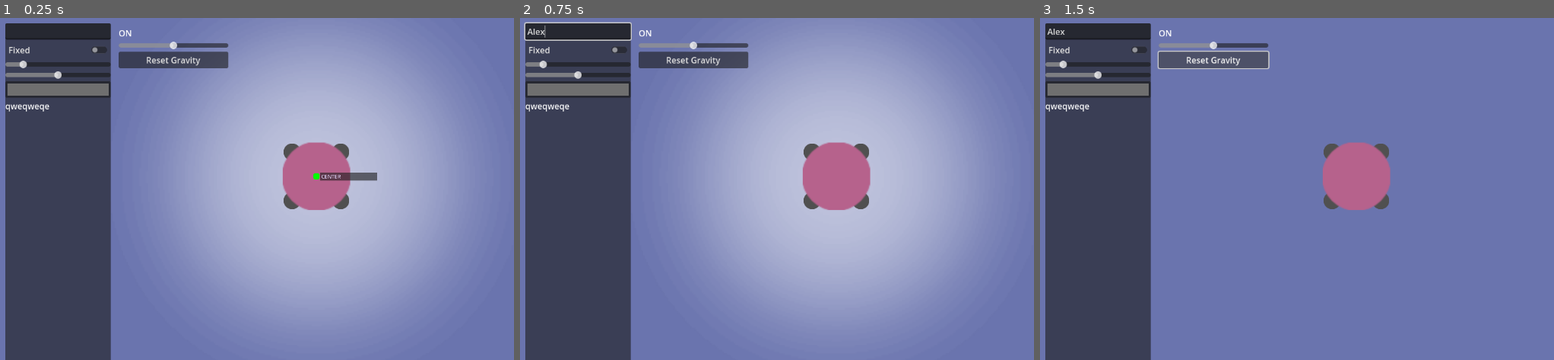
Above: before the commit, frames 1-3 (left to right).
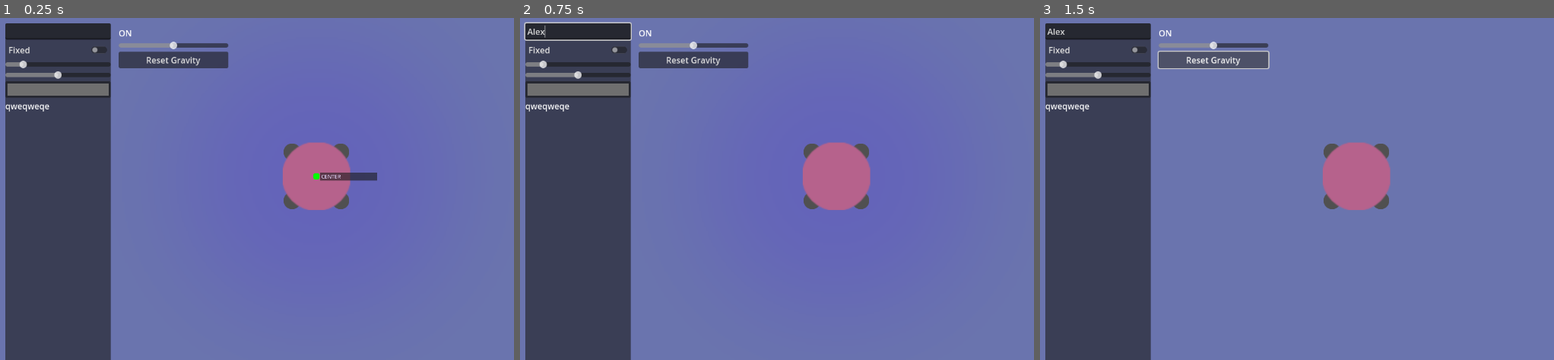
Above: after the commit, the same moments.

Repository: Ravath/SpacialOptimizer
Game: Godot game, scene res://Scenes/RigidSim.tscn
The game is run twice, just before and just after one commit, with the same random seed, the same clock (stepped at 60 frames per second) and the same inputs.
Inputs (mouse positions are in pixels of both pictures, inside the frame that each line leads up to):
- Up to frame 1 (0.25 s): no input
- Up to frame 2 (0.75 s): click (576, 31) at 0.52 s; type "Alex" at 0.6 s
- Up to frame 3 (1.5 s): click "Reset Gravity" at 1.25 s

The runs differ from the first frame. In frame 1, 42% of the frame differs, in the area x 30-93%, y 0-93%; in frame 2, 42%; in frame 3, nothing differs.
Error before the commit: Invalid assignment of property or key 'gravity' with value of type 'Vector2' on a base object of type 'Area2D'. (res://Script/RigidNode.gd:58)

Commit message:
migration to godot 4

Diff:
--- a/Scenes/RigidSim.tscn
+++ b/Scenes/RigidSim.tscn
@@ -162,7 +162,7 @@
 
 [node name="SaveFileDialog" type="FileDialog" parent="."]
 initial_position = 1
-size = Vector2i(502, 159)
+size = Vector2i(502, 175)
 dialog_hide_on_ok = true
 access = 1
 filters = PackedStringArray("*.save")
@@ -170,8 +170,8 @@
 [node name="LoadFileDialog" type="FileDialog" parent="."]
 title = "Open a File"
 initial_position = 1
-size = Vector2i(362, 159)
-ok_button_text = "Ouvrir"
+size = Vector2i(362, 175)
+ok_button_text = "Open"
 dialog_hide_on_ok = true
 file_mode = 0
 access = 1
--- a/Script/Info.gd
+++ b/Script/Info.gd
@@ -17,7 +17,7 @@
 	current_node = node
 	nameLabel.text = node.node_name
 	$Panel/VBoxContainer/size_slide.value = node.size * 10
-	$Panel/VBoxContainer/gravity_slide.value = node.get_gravity()
+	$Panel/VBoxContainer/gravity_slide.value = node.get_gravity_area()
 	$Panel/VBoxContainer/node_color.color = node.color
 	$Panel/VBoxContainer/fixed_button.button_pressed = node.fixed
 	forcesLabel.text = ""
--- a/Script/NodeCollection.gd
+++ b/Script/NodeCollection.gd
@@ -72,7 +72,7 @@
 	dupl_node.set_color(node_model.color)
 	dupl_node.set_size(node_model.size)
 	dupl_node.set_fixed(node_model.fixed)
-	dupl_node.set_gravity(node_model.get_gravity())
+	dupl_node.set_gravity(node_model.get_gravity_area())
 	return dupl_node
 
 func duplicate_node(node_model) :
--- a/Script/RigidNode.gd
+++ b/Script/RigidNode.gd
@@ -29,7 +29,7 @@
 	set_size(size)
 	set_color(color)
 	set_fixed(fixed)
-	set_gravity(get_gravity())
+	set_gravity(get_gravity_area())
 
 func set_size(new_size) :
 	size = new_size
@@ -49,12 +49,14 @@
 	fixed_position = position
 	$Sprite2D/FixedSprite.visible = fixed
 
-func get_gravity() :
+func get_gravity_area() :
 	return $Area2D.gravity
 
 const MAX_G = 2000
 const MIN_G = 2000
 func set_gravity(new_gravity) :
+	print(new_gravity)
+	print($Area2D.gravity)
 	$Area2D.gravity = new_gravity
 	var red   = 1 * -new_gravity / MAX_G if (new_gravity < 0) else 0
 	var green = 1 *  new_gravity / MAX_G if (new_gravity > 0) else 0
@@ -92,7 +94,7 @@
 		"position_x" : position.x,
 		"position_y" : position.y,
 		"size" : size,
-		"gravity" : get_gravity(),
+		"gravity" : get_gravity_area(),
 		"color" : color.to_html(),
 		"fixed" : fixed
 	}
--- a/project.godot
+++ b/project.godot
@@ -12,7 +12,7 @@
 
 config/name="Spatial Optimizator"
 run/main_scene="res://Scenes/RigidSim.tscn"
-config/features=PackedStringArray("4.2")
+config/features=PackedStringArray("4.3")
 config/icon="res://Ressources/icon.png"
 
 [dotnet]
@@ -23,12 +23,12 @@
 
 save={
 "deadzone": 0.5,
-"events": [Object(InputEventKey,"resource_local_to_scene":fa …(171 unchanged characters)… eycode":83,"key_label":0,"unicode":115,"echo":false,"script":null)
+"events": [Object(InputEventKey,"resource_local_to_scene":fa …(171 unchanged characters)… eycode":83,"key_label":0,"unicode":115,"location":0,"echo":false,"script":null)
 ]
 }
 load={
 "deadzone": 0.5,
-"events": [Object(InputEventKey,"resource_local_to_scene":fa …(171 unchanged characters)… eycode":79,"key_label":0,"unicode":111,"echo":false,"script":null)
+"events": [Object(InputEventKey,"resource_local_to_scene":fa …(171 unchanged characters)… eycode":79,"key_label":0,"unicode":111,"location":0,"echo":false,"script":null)
 ]
 }
 drag={
@@ -53,52 +53,52 @@
 }
 create_node={
 "deadzone": 0.5,
-"events": [Object(InputEventKey,"resource_local_to_scene":fa …(172 unchanged characters)… eycode":69,"key_label":0,"unicode":101,"echo":false,"script":null)
+"events": [Object(InputEventKey,"resource_local_to_scene":fa …(172 unchanged characters)… eycode":69,"key_label":0,"unicode":101,"location":0,"echo":false,"script":null)
 ]
 }
 delete_node={
 "deadzone": 0.5,
-"events": [Object(InputEventKey,"resource_local_to_scene":fa …(172 unchanged characters)… eycode":82,"key_label":0,"unicode":114,"echo":false,"script":null)
+"events": [Object(InputEventKey,"resource_local_to_scene":fa …(172 unchanged characters)… eycode":82,"key_label":0,"unicode":114,"location":0,"echo":false,"script":null)
 ]
 }
 set_fixed={
 "deadzone": 0.5,
-"events": [Object(InputEventKey,"resource_local_to_scene":fa …(172 unchanged characters)… eycode":70,"key_label":0,"unicode":102,"echo":false,"script":null)
+"events": [Object(InputEventKey,"resource_local_to_scene":fa …(172 unchanged characters)… eycode":70,"key_label":0,"unicode":102,"location":0,"echo":false,"script":null)
 ]
 }
 pause={
 "deadzone": 0.5,
-"events": [Object(InputEventKey,"resource_local_to_scene":fa …(171 unchanged characters)… keycode":32,"key_label":0,"unicode":32,"echo":false,"script":null)
+"events": [Object(InputEventKey,"resource_local_to_scene":fa …(171 unchanged characters)… keycode":32,"key_label":0,"unicode":32,"location":0,"echo":false,"script":null)
 ]
 }
 add_amitie={
 "deadzone": 0.5,
-"events": [Object(InputEventKey,"resource_local_to_scene":fa …(172 unchanged characters)… eycode":87,"key_label":0,"unicode":119,"echo":false,"script":null)
+"events": [Object(InputEventKey,"resource_local_to_scene":fa …(172 unchanged characters)… eycode":87,"key_label":0,"unicode":119,"location":0,"echo":false,"script":null)
 ]
 }
 add_ennemitie={
 "deadzone": 0.5,
-"events": [Object(InputEventKey,"resource_local_to_scene":fa …(172 unchanged characters)… eycode":83,"key_label":0,"unicode":115,"echo":false,"script":null)
+"events": [Object(InputEventKey,"resource_local_to_scene":fa …(172 unchanged characters)… eycode":83,"key_label":0,"unicode":115,"location":0,"echo":false,"script":null)
 ]
 }
 duplicate_node={
 "deadzone": 0.5,
-"events": [Object(InputEventKey,"resource_local_to_scene":fa …(172 unchanged characters)… eycode":68,"key_label":0,"unicode":100,"echo":false,"script":null)
+"events": [Object(InputEventKey,"resource_local_to_scene":fa …(172 unchanged characters)… eycode":68,"key_label":0,"unicode":100,"location":0,"echo":false,"script":null)
 ]
 }
 split_node={
 "deadzone": 0.5,
-"events": [Object(InputEventKey,"resource_local_to_scene":fa …(171 unchanged characters)… keycode":67,"key_label":0,"unicode":99,"echo":false,"script":null)
+"events": [Object(InputEventKey,"resource_local_to_scene":fa …(171 unchanged characters)… keycode":67,"key_label":0,"unicode":99,"location":0,"echo":false,"script":null)
 ]
 }
 rand_gen={
 "deadzone": 0.5,
-"events": [Object(InputEventKey,"resource_local_to_scene":fa …(171 unchanged characters)… eycode":84,"key_label":0,"unicode":116,"echo":false,"script":null)
+"events": [Object(InputEventKey,"resource_local_to_scene":fa …(171 unchanged characters)… eycode":84,"key_label":0,"unicode":116,"location":0,"echo":false,"script":null)
 ]
 }
 reset={
 "deadzone": 0.5,
-"events": [Object(InputEventKey,"resource_local_to_scene":fa …(168 unchanged characters)… _keycode":82,"key_label":0,"unicode":0,"echo":false,"script":null)
+"events": [Object(InputEventKey,"resource_local_to_scene":fa …(168 unchanged characters)… _keycode":82,"key_label":0,"unicode":0,"location":0,"echo":false,"script":null)
 ]
 }
 
